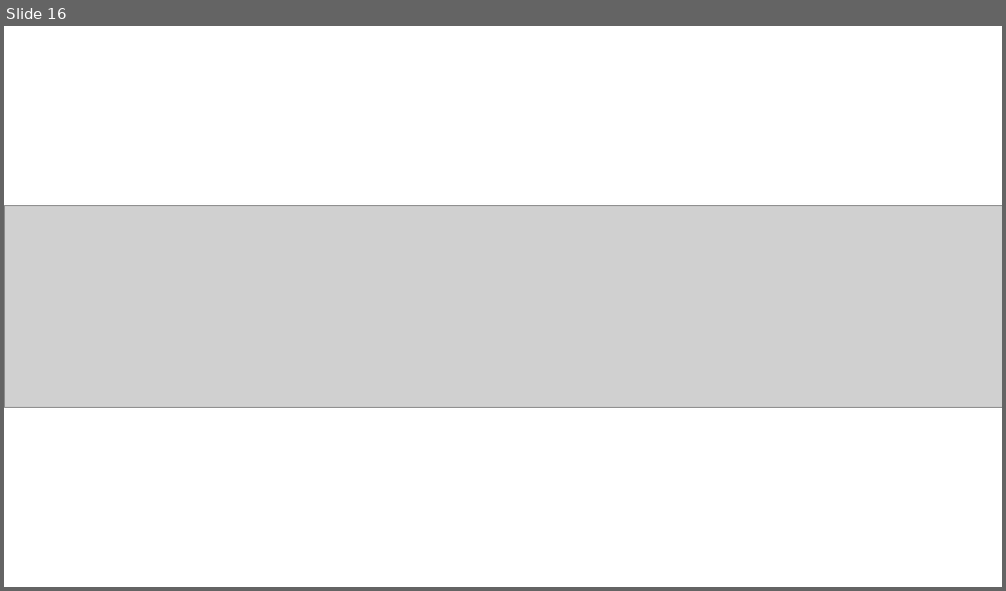
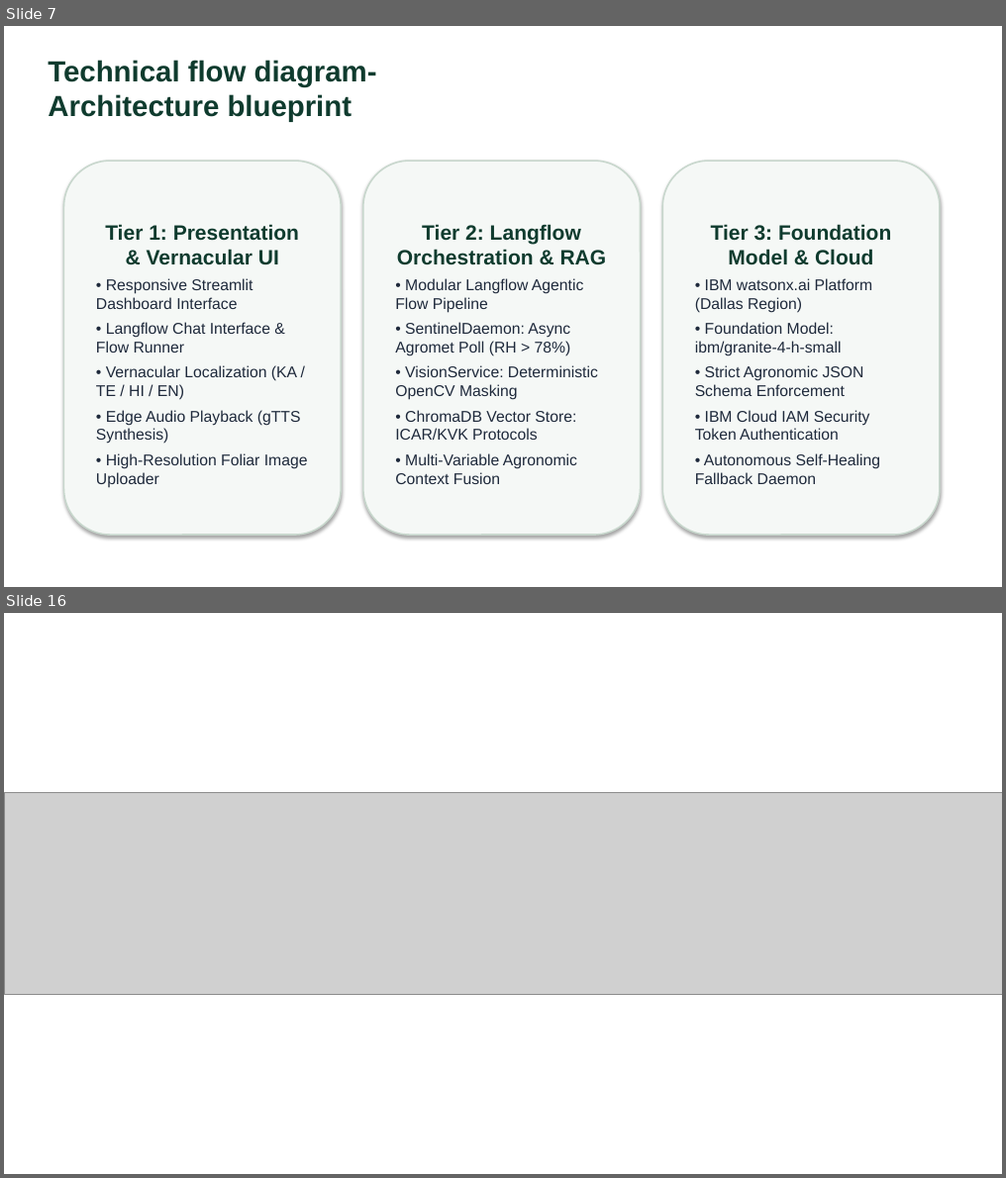
Before and after one commit to swarna-builds/AgriSense-AI-IBM-Granite, a slide deck: your projectpresntation.pptx. Shown one above the other, each under a label of ours: slide 16 before the commit, slides 7 and 16 after it; the slides between them are not shown. The pictures are 1006x591 and 1006x1178 pixels, drawn with LibreOffice and Linux fonts; fonts in the diff are those of the drawing; grey boxes stand for pictures. Boxes give left, top, right and bottom in pixels: in the first picture for what was removed or moved away, otherwise in the second. Text is boxed around its words. In the diff, an @@ line names an element or a change of style, - is before the commit and + after.

Commit message:
Align slides with IBM template headings and Langflow components

```diff
--- a/your projectpresntation.pptx
+++ b/your projectpresntation.pptx
@@ slide 7 added at box(4, 26, 1002, 587), background #FFFFFF @@
@@ text added at box(48, 60, 377, 122), 28 pt, text #0F3B2E, bold @@
+Technical flow diagram- Architecture blueprint
@@ rounded rectangle added at box(63, 161, 341, 535), fill #F5F8F6, outline #C8D7CD 1.5 pt, 15 pt, text #1E293B @@
+Tier 1: Presentation & Vernacular UI
+• Responsive Streamlit Dashboard Interface
+• Langflow Chat Interface & Flow Runner
+• Vernacular Localization (KA / TE / HI / EN)
+• Edge Audio Playback (gTTS Synthesis)
+• High-Resolution Foliar Image Uploader
@@ rounded rectangle added at box(363, 161, 641, 535), fill #F5F8F6, outline #C8D7CD 1.5 pt, 15 pt, text #1E293B @@
+Tier 2: Langflow Orchestration & RAG
+• Modular Langflow Agentic Flow Pipeline
+• SentinelDaemon: Async Agromet Poll (RH > 78%)
+• VisionService: Deterministic OpenCV Masking
+• ChromaDB Vector Store: ICAR/KVK Protocols
+• Multi-Variable Agronomic Context Fusion
@@ rounded rectangle added at box(662, 161, 940, 535), fill #F5F8F6, outline #C8D7CD 1.5 pt, 15 pt, text #1E293B @@
+Tier 3: Foundation Model & Cloud
+• IBM watsonx.ai Platform (Dallas Region)
+• Foundation Model: ibm/granite-4-h-small
+• Strict Agronomic JSON Schema Enforcement
+• IBM Cloud IAM Security Token Authentication
+• Autonomous Self-Healing Fallback Daemon
```
Also in this commit, not shown: 3 slides changed, 11 other slides added, 12 slides removed, 1 other file.
